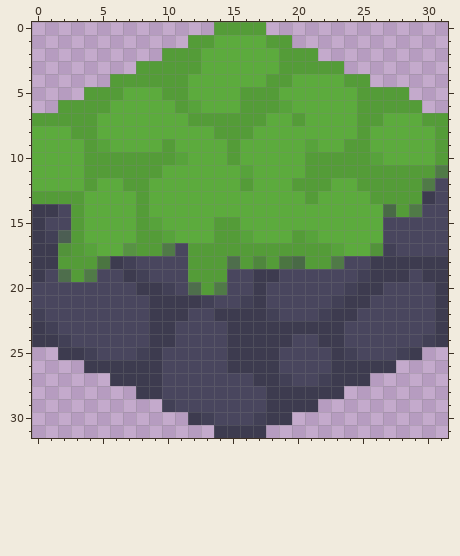
A pixel-art sprite gets an edit: mossCobble2.png. Above, as it was before the edit.
The file is 32x32 pixels. Colours within 5 levels of each other are drawn and written as one.
Once edited:
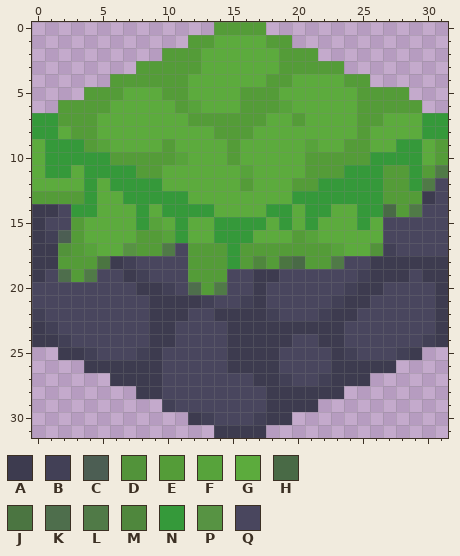
Palette (. is transparent): A #3d3b4f  B #424056  C #4c5e53  D #52933a  E #549c38  F #57a33b  G #5cab3d  H #496a46  J #4b7541  K #4e6e4c  L #507a47  M #4f873d  N #35993a  P #579343  Q #49465e
The edit:
Colour E becomes colour N in row 7 at x 0 to 1 and 30 to 31; in row 8 at x 31; in row 10 at x 4 to 5; in row 11 at x 4 to 7, 24 to 26 and 29; in row 12 at x 4, 7 to 8, 22, 25 to 26 and 29; in row 13 at x 8, 21 and 26.
Colour E becomes colour N in row 14 at x 3 and 8; in row 15 at x 8 and 14 to 15; in row 16 at x 14 to 15; in row 17 at x 15.
Colour F becomes colour N in row 10 at x 26; in row 16 at x 16.
Colour G becomes colour N in row 8 at x 0 to 1 and 30; in row 9 at x 1 to 3 and 28 to 29; in row 10 at x 1 to 3 and 27 to 29; in row 11 at x 1 to 2; in row 12 at x 6, 9 and 23 to 24; in row 13 at x 4, 7, 9 to 11, 20 and 22 to 25.
Colour G becomes colour N in row 14 at x 4, 10 to 13, 18 to 19, 21 to 22 and 25 to 26; in row 15 at x 11, 16 to 17, 19, 21 and 25; in row 16 at x 11.
Colour K becomes colour N in row 18 at x 15.
Boxes around the changes in both pictures, in picture pixels (x1, y1, x2, y2):
changed: (32, 113, 448, 269)
